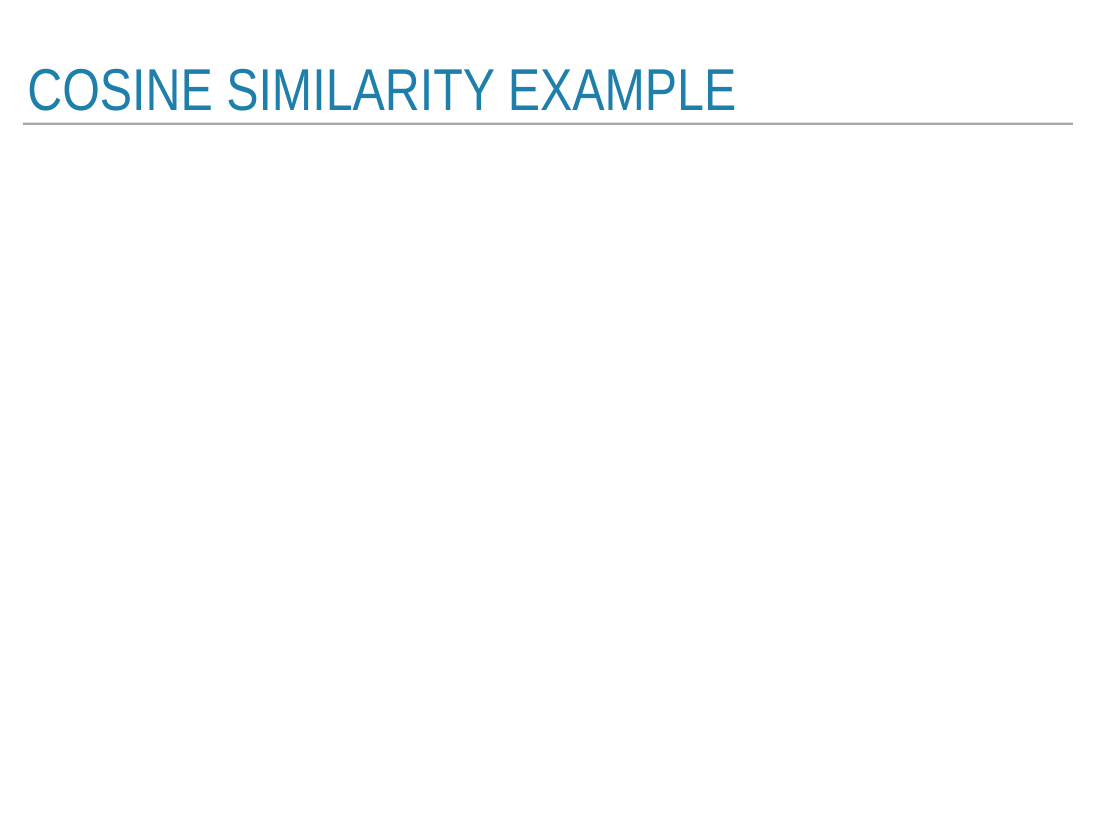
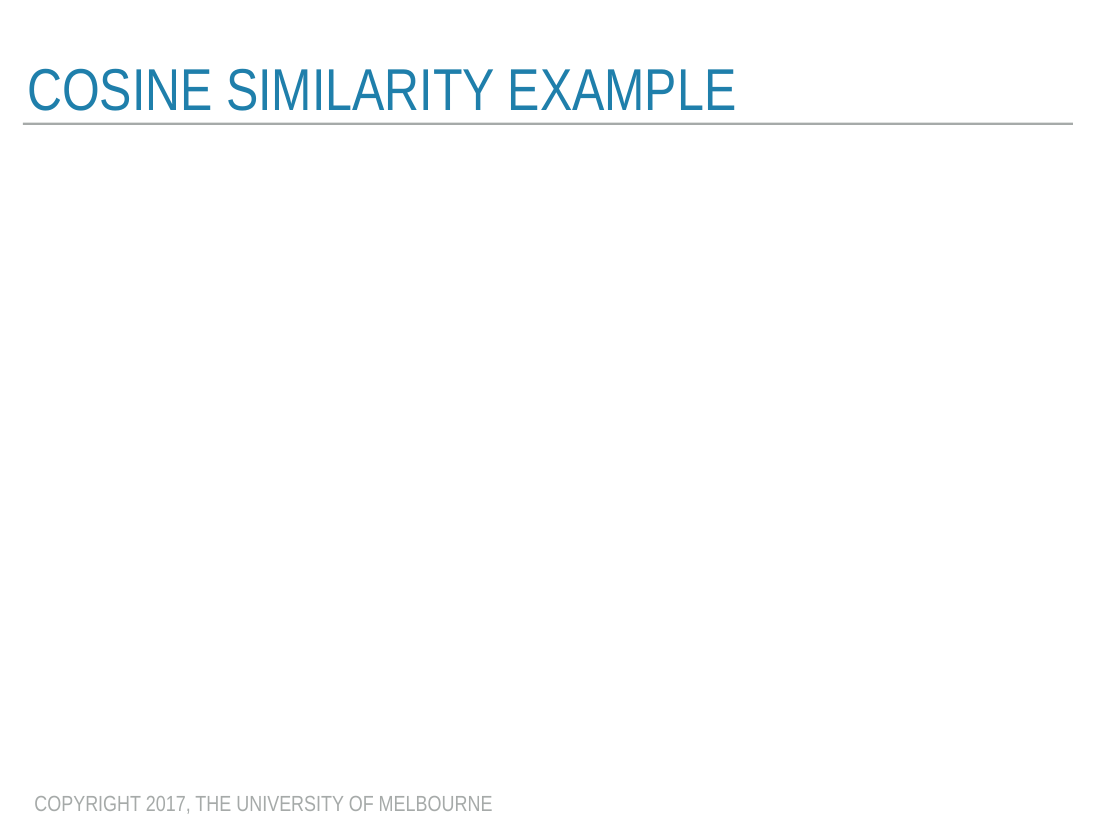
Before and after one commit to trevorcohn/comp90042, a slide deck: slide 20 of slides/WSTA_L9_distributional_semantics.pptx. Drawn at 1120x840 pixels with LibreOffice and Linux fonts; fonts in the diff are those of the drawing; grey boxes stand for pictures. Boxes give left, top, right and bottom in pixels: in the first picture for what was removed or moved away, otherwise in the second. Text is boxed around its words. In the diff, an @@ line names an element or a change of style, - is before the commit and + after.

```diff
--- a/slides/WSTA_L9_distributional_semantics.pptx
+++ b/slides/WSTA_L9_distributional_semantics.pptx
@@ text added at bbox=[34, 796, 493, 814], 20 pt, text #A6AAA9 @@
+COPYRIGHT 2017, THE UNIVERSITY OF MELBOURNE
```
Also in this commit, not shown: 22 other slides changed, 7 other files.
